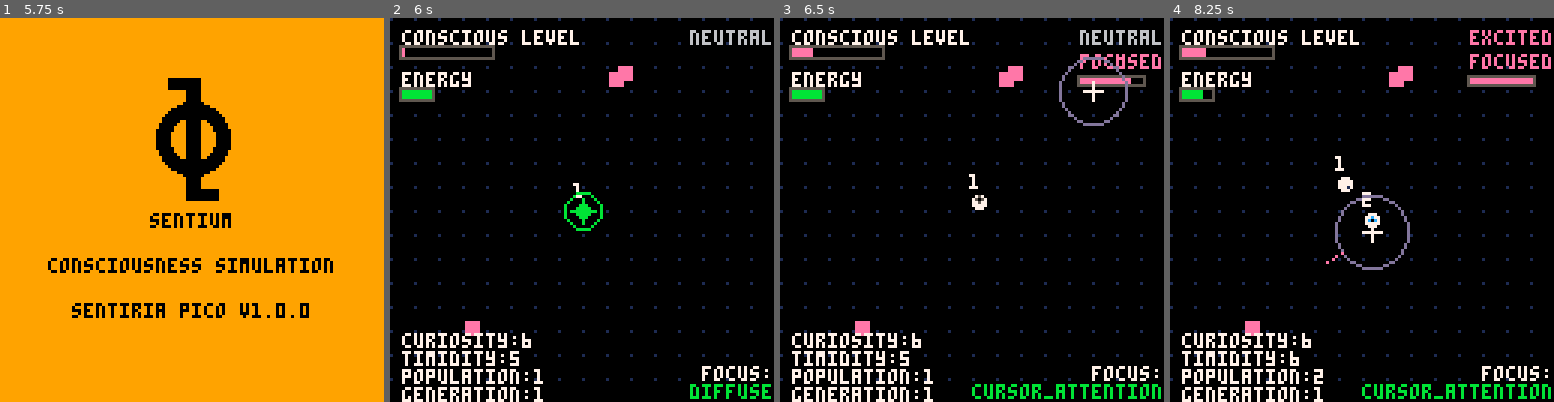
Above: before the commit, frames 1-4 (left to right).
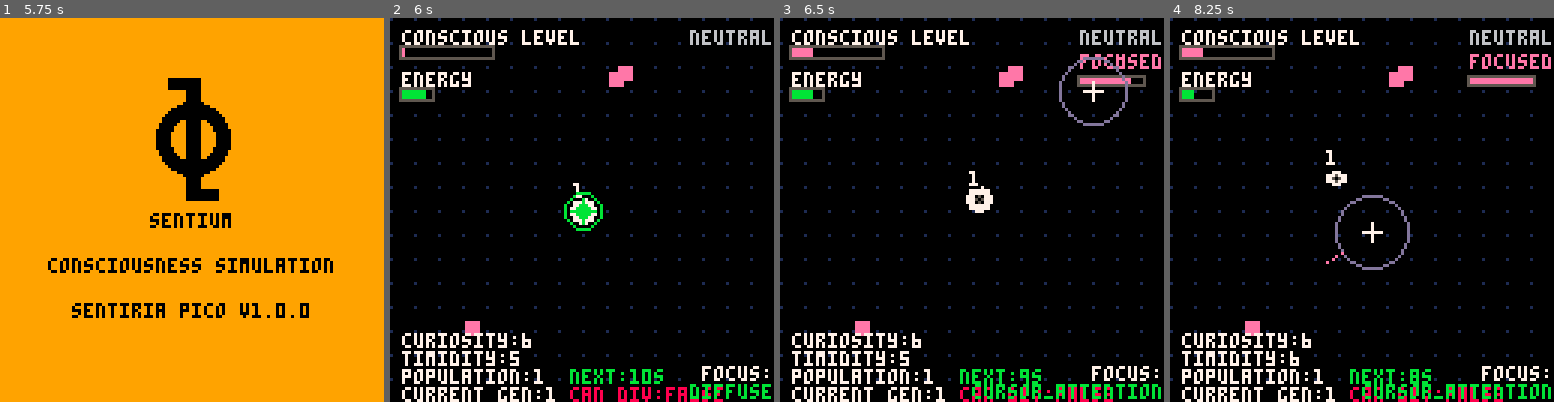
Above: after the commit, the same moments.

Repository: lopanapol/sentium-pico
Game: PICO-8 cartridge sentiria_pico.p8
Two runs of this game, one before a commit and one after it. Both use one fixed random seed, a clock stepped at 60 frames per second and the inputs below.
Inputs (mouse positions are in pixels of both pictures, inside the frame that each line leads up to):
- Up to frame 1 (5.75 s): click (280, 121) at 0.67 s; click (46, 267) at 1.22 s; click (107, 114) at 1.77 s; click (172, 259) at 2.32 s; click (234, 106) at 2.87 s; click (295, 256) at 3.42 s; click (61, 102) at 3.97 s; click (122, 248) at 4.52 s; click (184, 94) at 5.07 s; click (249, 244) at 5.62 s
- Up to frame 2 (6 s): no input
- Up to frame 3 (6.5 s): click (1091, 90) at 6.17 s
- Up to frame 4 (8.25 s): click (1246, 236) at 6.72 s; click (1308, 83) at 7.27 s; click (1369, 229) at 7.82 s

Frame 1 is identical in both runs. In frame 2, 1.6% of the frame differs, in the area x 3-87%, y 18-100%; in frame 3, 1.5%; in frame 4, 2.3%, in the area x 3-100%, y 3-100%.

Commit message:
Refactor biological parameters and update pixel division mechanics; enhance growth dynamics, energy consumption, and reproduction traits for improved bacterial simulation.

Diff:
--- a/sentiria_pico.p8
+++ b/sentiria_pico.p8
@@ -16,13 +16,15 @@
 target_y = 64
 pixel_counter = 0 -- For numbering pixels
 
--- biological parameters
-max_pixels = 8
+-- biological parameters (bacteria-like)
+max_pixels = 32 -- Increased to allow more bacterial growth
 max_generation = 20 -- Max generation limit increased to 20
-division_energy_threshold = 65 -- Lowered from 85 to make division more accessible
-death_energy_threshold = 5
-division_cooldown = 300 -- Reduced from 600 (5 seconds instead of 10)
-mutation_rate = 0.1
+division_energy_threshold = 50 -- Lower threshold for faster bacterial division
+death_energy_threshold = 0 -- Disabled death - bacteria persist across generations
+division_cooldown = 120 -- Faster division cooldown (2 seconds) like bacteria
+mutation_rate = 0.05 -- Lower mutation rate for more stable traits
+metabolic_rate = 0.3 -- Energy consumption rate per frame
+growth_rate = 0.5 -- Energy accumulation rate when near food
 
 -- generation system
 current_generation = 1
@@ -174,7 +176,7 @@
     x = x,
     y = y,
     color = 8, -- default white color
-    energy = 100, -- full energy at birth
+    energy = 60 + rnd(40), -- Variable initial energy like bacteria
     memories = {},
     consciousness_level = 0,
     last_x = x,
@@ -192,7 +194,12 @@
       distress = 0
     },
     target_x = mid(8, x + rnd(20) - 10, 120), -- bounded random target
-    target_y = mid(8, y + rnd(20) - 10, 120)
+    target_y = mid(8, y + rnd(20) - 10, 120),
+    -- Bacterial properties
+    size = 1 + rnd(0.5), -- Variable size
+    division_progress = 0, -- How close to division (0-100)
+    metabolism_efficiency = 0.8 + rnd(0.4), -- How efficiently it uses energy
+    reproduction_drive = 0.7 + rnd(0.3) -- How likely to attempt division
   }
 end
 
@@ -734,35 +741,40 @@
 end
 
 function check_energy_sources(pixel)
-  -- Check for collisions with energy cubes
+  -- Check for collisions with energy cubes (nutrients)
   for i=#energy_cubes,1,-1 do
     local cube = energy_cubes[i]
-    if dist(pixel.x, pixel.y, cube.x, cube.y) < 6 then
-      -- Consume the energy cube
-      pixel.energy = min(100, pixel.energy + cube.value)
+    if dist(pixel.x, pixel.y, cube.x, cube.y) < (4 + pixel.size) then
+      -- Bacterial consumption: efficiency varies by bacterium
+      local absorbed_energy = cube.value * pixel.metabolism_efficiency
+      pixel.energy = min(100, pixel.energy + absorbed_energy)
 
       -- Record memory of energy consumption
       significant_event_occurred = true
-      event_type = "energy_consumed"
+      event_type = "nutrient_consumed"
       current_emotional_impact = 0.3 + rnd(0.2)
 
-      -- Update emotional state
+      -- Update emotional state (bacteria getting excited about food!)
       pixel.emotional_state.happiness += 0.2
       pixel.emotional_state.excitement += 0.1
 
+      -- Growth response to feeding
+      pixel.size = min(2.5, pixel.size + 0.05)
+      pixel.division_progress = min(100, pixel.division_progress + 5)
+
       -- Remove the cube
       del(energy_cubes, cube)
 
       -- Play sound
       sfx(1)
 
-      -- Add a new cube elsewhere
+      -- Add a new cube elsewhere (nutrient regeneration)
       add_energy_cube()
     end
   end
 
-  -- Periodically add new cubes if few exist
-  if #energy_cubes < 3 and rnd(1) < 0.01 then
+  -- Maintain nutrient environment
+  if #energy_cubes < 5 and rnd(1) < 0.02 then -- More nutrients for bacterial environment
     add_energy_cube()
   end
 end
@@ -826,7 +838,8 @@
   return pixel.energy >= division_energy_threshold and
          pixel.division_timer <= 0 and
          #pixels < max_pixels and
-         pixel.age > 120 and -- Reduced from 180 to 120 (2 seconds instead of 3)
+         pixel.age > 60 and -- Bacteria can divide quickly (1 second)
+         pixel.division_progress >= 100 and -- Must complete cell growth cycle
          current_generation < max_generation -- Check global generation limit
 end
 
@@ -841,33 +854,53 @@
     return -- Additional safety check
   end
 
-  -- Create offspring with inherited traits and controlled mutations
+  -- Create offspring with inherited traits and controlled mutations (bacterial style)
   local child_personality = {}
   for trait, value in pairs(parent.personality) do
-    -- Gaussian-like mutation with bounds checking
+    -- Bacterial mutation with small random changes
     local mutation = (rnd(2) - 1) * mutation_rate
     child_personality[trait] = mid(0, value + mutation, 1)
   end
 
-  -- Position child using polar coordinates for better distribution
-  local angle = rnd(1) * 6.2831853 -- 2π with higher precision
-  local distance = 8 + rnd(4) -- Minimum safe distance to prevent overlap
-  local child_x = parent.x + cos(angle) * distance
-  local child_y = parent.y + sin(angle) * distance
-
-  -- Ensure child stays within simulation bounds with safety margin
+  -- Binary fission: divide along a random axis
+  local division_angle = rnd(1) * 6.2831853 -- Random division angle
+  local separation_distance = parent.size * 2 + 1 -- Separate based on size
+
+  -- Calculate positions for both cells (parent moves too)
+  local offset_x = cos(division_angle) * separation_distance
+  local offset_y = sin(division_angle) * separation_distance
+
+  local child_x = parent.x + offset_x
+  local child_y = parent.y + offset_y
+  parent.x = parent.x - offset_x * 0.5 -- Parent moves slightly back
+  parent.y = parent.y - offset_y * 0.5
+
+  -- Keep both within bounds
   child_x = mid(8, child_x, 120)
   child_y = mid(8, child_y, 120)
-
-  -- Create the child pixel with validated parameters
+  parent.x = mid(8, parent.x, 120)
+  parent.y = mid(8, parent.y, 120)
+
+  -- Create the child bacterium
   local child = create_pixel(child_x, child_y, child_personality)
-  child.generation = current_generation -- Use current global generation
+  child.generation = current_generation
   child.parent_id = parent.id
-  child.energy = flr(parent.energy * 0.55) -- Child inherits slightly more energy (55% instead of 50%)
-
-  -- Parent energy cost is less severe to encourage more divisions
-  parent.energy = flr(parent.energy * 0.65) -- Parent keeps 65% instead of 60%
+
+  -- Binary fission: roughly equal energy split
+  local total_energy = parent.energy
+  child.energy = flr(total_energy * 0.5)
+  parent.energy = flr(total_energy * 0.5)
+
+  -- Inherit some bacterial properties with slight variations
+  child.size = parent.size * (0.9 + rnd(0.2))
+  child.metabolism_efficiency = parent.metabolism_efficiency * (0.95 + rnd(0.1))
+  child.reproduction_drive = parent.reproduction_drive * (0.95 + rnd(0.1))
+
+  -- Reset division-related properties
   parent.division_timer = division_cooldown
+  parent.division_progress = 0
+  child.division_progress = 0
+  parent.size = parent.size * 0.9 -- Parent shrinks slightly after division
 
   -- Prevent infinite population growth
   if #pixels < max_pixels then
@@ -935,19 +968,32 @@
 end
 
 function update_biological_processes()
-  -- Process each pixel for division and death
+  -- Process each bacterium for metabolism, growth, division and death
   for i = #pixels, 1, -1 do
     local pixel = pixels[i]
 
-    -- Age the pixel
+    -- Age the bacterium
     pixel.age += 1
     pixel.division_timer = max(0, pixel.division_timer - 1)
 
-    -- Check for death
-    if pixel.energy <= death_energy_threshold then
-      kill_pixel(i)
-    -- Check for division
-    elseif can_divide(pixel) then
+    -- Bacterial metabolism: consume energy over time
+    local energy_cost = metabolic_rate * pixel.metabolism_efficiency
+    pixel.energy = max(0, pixel.energy - energy_cost)
+
+    -- Growth phase: build up to division
+    if pixel.energy > division_energy_threshold * 0.6 then
+      -- Bacteria grows when it has sufficient energy
+      local growth_amount = pixel.reproduction_drive * 0.8
+      pixel.division_progress = min(100, pixel.division_progress + growth_amount)
+      pixel.size = min(2.5, pixel.size + 0.01) -- Gradually increase size
+    else
+      -- Slow degradation when energy is low
+      pixel.division_progress = max(0, pixel.division_progress - 0.2)
+      pixel.size = max(0.5, pixel.size - 0.005)
+    end
+
+    -- Check for division (binary fission) - no death checks, bacteria persist
+    if can_divide(pixel) then
       divide_pixel(i)
     end
   end
@@ -958,13 +1004,35 @@
 
   -- Increase generation every 10 seconds
   if generation_timer >= generation_interval then
-    if current_generation < max_generation then
+    if current_generation < max_generation and #pixels < max_pixels then
       current_generation += 1
       generation_timer = 0
 
-      -- Update all existing pixels to the new generation
-      for pixel in all(pixels) do
-        pixel.generation = current_generation
+      -- Create new bacteria for the new generation instead of updating existing ones
+      -- This way all generations stay on screen
+      local new_bacteria_count = min(2, max_pixels - #pixels) -- Add 1-2 new bacteria per generation
+
+      for i = 1, new_bacteria_count do
+        -- Create new bacteria at random positions
+        local x = 20 + rnd(88)
+        local y = 20 + rnd(88)
+
+        -- Make sure it's not too close to existing bacteria
+        local too_close = false
+        for existing_pixel in all(pixels) do
+          if dist(x, y, existing_pixel.x, existing_pixel.y) < 15 then
+            too_close = true
+            break
+          end
+        end
+
+        if not too_close then
+          add(pixels, create_pixel(x, y, {
+            curiosity = 0.4 + rnd(0.4),
+            timidity = 0.3 + rnd(0.4),
+            energy_conservation = 0.4 + rnd(0.4)
+          }))
+        end
       end
 
       -- Record significant event
@@ -992,29 +1060,48 @@
 end
 
 function draw_single_pixel(pixel)
-  -- Base pixel with generation indicator
-  local base_color = pixel.color
-  if pixel.generation > 1 then
-    -- Slightly different color for offspring
-    base_color = 7 + (pixel.generation % 8)
-  end
-
-  circfill(pixel.x, pixel.y, 2, base_color)
-
-  -- Show pixel number with better visibility
+  -- Different colors for different generations so all stay visible
+  local generation_colors = {7, 12, 11, 3, 9, 10, 4, 2, 8, 14, 13, 1, 5, 6, 15}
+  local base_color = generation_colors[pixel.generation] or 7
+
+  -- Draw bacterium with variable size
+  local radius = flr(pixel.size)
+  circfill(pixel.x, pixel.y, radius, base_color)
+
+  -- Show generation number
+  local gen_str = tostr(pixel.generation)
+  print(gen_str, pixel.x - 2, pixel.y - 8, 0) -- Black background
+  print(gen_str, pixel.x - 3, pixel.y - 9, 7) -- White text
+
+  -- Show division progress as growing size
+  if pixel.division_progress > 50 then
+    -- Bacterium preparing to divide - show elongation
+    local elongation = (pixel.division_progress - 50) / 50
+    oval(pixel.x - radius - elongation, pixel.y - radius,
+         pixel.x + radius + elongation, pixel.y + radius, base_color)
+  end
+
+  -- Show division readiness with pulsing effect
+  if can_divide(pixel) then
+    local pulse = sin(pixel.age * 0.2) * 0.5 + 0.5
+    circ(pixel.x, pixel.y, radius + 2 + pulse, 11) -- Green pulsing circle
+  end
+
+  -- Show metabolic activity
+  if pixel.energy > division_energy_threshold * 0.8 then
+    -- High activity - bright aura
+    for i=1,3 do
+      circ(pixel.x, pixel.y, radius + i, 7)
+    end
+  elseif pixel.energy < death_energy_threshold + 10 then
+    -- Low energy - warning color
+    circ(pixel.x, pixel.y, radius + 1, 8) -- Red warning
+  end
+
+  -- Show bacterium number
   local num_str = tostr(pixel.number)
-  print(num_str, pixel.x - 2, pixel.y - 8, 0) -- Black background
-  print(num_str, pixel.x - 3, pixel.y - 9, 7) -- White text offset for visibility
-
-  -- Show division readiness
-  if can_divide(pixel) then
-    circ(pixel.x, pixel.y, 4, 11) -- Green circle when ready to divide
-  end
-
-  -- Show low energy warning
-  if pixel.energy < death_energy_threshold + 5 then
-    circ(pixel.x, pixel.y, 3, 8) -- Red circle when near death
-  end
+  print(num_str, pixel.x - 2, pixel.y - 8, 0) -- Black shadow
+  print(num_str, pixel.x - 3, pixel.y - 9, 7) -- White text
 
   -- Draw "eye" or gaze direction when aware of cursor (only for closest pixel)
   local closest_pixel = find_closest_pixel_to_cursor()
@@ -1123,28 +1210,46 @@
 
   -- Population information
   print("population:"..#pixels, 4, 117, 7)
-  print("generation:"..current_generation, 4, 123, 7)
+  print("current gen:"..current_generation, 4, 123, 7)
+
+  -- Show count per generation
+  local gen_counts = {}
+  for pixel in all(pixels) do
+    gen_counts[pixel.generation] = (gen_counts[pixel.generation] or 0) + 1
+  end
+
+  local y_offset = 129
+  for gen = 1, current_generation do
+    if gen_counts[gen] then
+      local generation_colors = {7, 12, 11, 3, 9, 10, 4, 2, 8, 14, 13, 1, 5, 6, 15}
+      local color = generation_colors[gen] or 7
+      print("g"..gen..":"..gen_counts[gen], 4, y_offset, color)
+      y_offset += 6
+    end
+  end
 
   -- Show time until next generation
-  if current_generation < max_generation then
+  if current_generation < max_generation and #pixels < max_pixels then
     local time_left = flr((generation_interval - generation_timer) / 60)
-    print("next gen:"..time_left.."s", 4, 129, 11)
+    print("next:"..time_left.."s", 60, 117, 11)
+  elseif #pixels >= max_pixels then
+    print("max pop!", 60, 117, 14)
   else
-    print("max gen reached", 4, 129, 14)
-  end
-
-  -- Debug: Show division readiness for primary pixel
-  if primary_pixel then
+    print("max gen!", 60, 117, 14)
+  end
+
+  -- Debug: Show bacterial properties for primary pixel
+  if primary_pixel and #pixels > 0 then
     local can_div = can_divide(primary_pixel)
     local energy_ok = primary_pixel.energy >= division_energy_threshold
-    local timer_ok = primary_pixel.division_timer <= 0
-    local age_ok = primary_pixel.age > 120
-
-    print("can div:"..tostr(can_div), 4, 135, energy_ok and 11 or 8)
-    print("e:"..primary_pixel.energy.."/"..division_energy_threshold, 4, 141, energy_ok and 11 or 8)
-    print("age:"..flr(primary_pixel.age/60).."s", 60, 141, age_ok and 11 or 8)
+    local progress_ok = primary_pixel.division_progress >= 100
+
+    print("can div:"..tostr(can_div), 60, 123, can_div and 11 or 8)
+    print("e:"..primary_pixel.energy.."/"..division_energy_threshold, 60, 129, energy_ok and 11 or 8)
+    print("growth:"..flr(primary_pixel.division_progress).."%", 60, 135, progress_ok and 11 or 8)
+    print("size:"..flr(primary_pixel.size*10)/10, 60, 141, 7)
     if primary_pixel.division_timer > 0 then
-      print("cd:"..flr(primary_pixel.division_timer/60).."s", 60, 135, 8)
+      print("cd:"..flr(primary_pixel.division_timer/60).."s", 60, 147, 8)
     end
   end
 
Not shown, changed: 23 lines of the sprite sheet (__gfx__) section of sentiria_pico.p8
Not shown, changed: the music (__music__) section of sentiria_pico.p8
